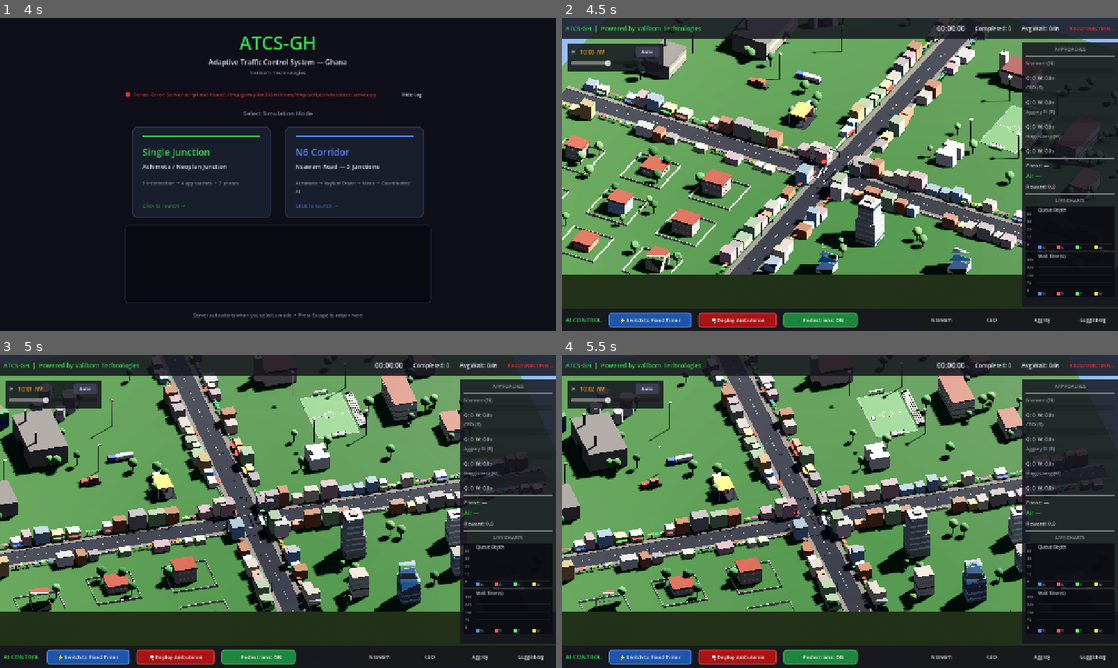
Above: before the commit, frames 1-4 (two rows, left to right).
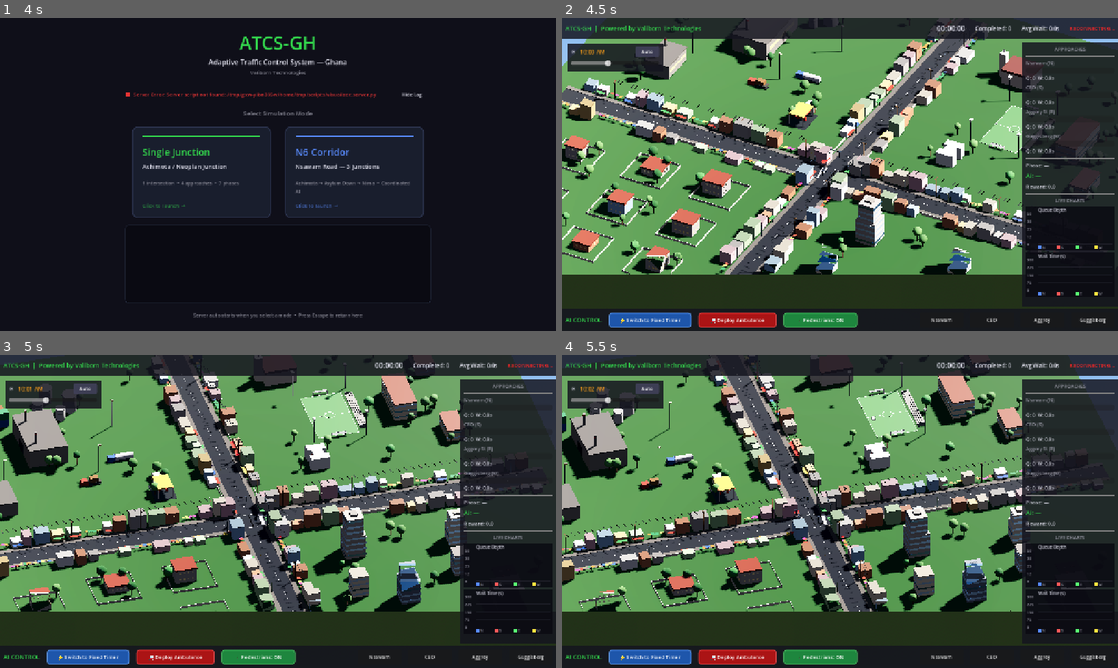
Above: after the commit, the same moments.

Repository: Bigbee-x/ATCS-GH
Game: Godot game, scene res://scenes/LauncherMenu.tscn
Same seed, same stepped clock (60 frames per second), same inputs: the game is played once before the commit and once after it.
Inputs (mouse positions are in pixels of both pictures, inside the frame that each line leads up to):
- Up to frame 1 (4 s): click "Show Log" at 0.5 s; click "Hide Log" at 1.25 s; click (200, 212) at 2.02 s; click "Hide Log" at 2.75 s; click "Show Log" at 3.5 s
- Up to frame 2 (4.5 s): tap Enter at 4.25 s; move the mouse to (962, 158) at 4.27 s; hold Right (ui_right) from 4.28 s (still down); hold Q from 4.28 s (still down); click (962, 158) at 4.42 s
- Up to frame 3 (5 s): keep holding Right (ui_right); keep holding Q
- Up to frame 4 (5.5 s): release Right (ui_right) at 5 s; release Q at 5 s; drag from (728, 527) to (812, 574) at 5.02 s

Frame 1 is identical in both runs. In frame 2, 0.5% of the frame differs, in the area x 4-83%, y 6-82%; in frame 3, 0.5%; in frame 4, 0.5%.

Commit message:
Brighten street lights + add wooden utility poles with power lines
- Street light OmniLight3D: energy 1.2 → 2.8, range 12 → 20, softer
  attenuation (1.5 → 1.2) so road surface is visibly lit at night
- Lamp housing now has emissive warm-sodium material that ramps
  from 0 to 2.5 at night — each lamp reads as a glowing bulb, not
  just an invisible light source
- New _build_utility_poles(): 7m wooden poles on one side of every
  road arm, 22m spacing, each with a perpendicular cross-arm + 3
  ceramic insulators + a short diagonal support brace
- 3 horizontal power lines (thin dark CSG strips) strung between
  consecutive poles with a slight sag
- Fresh materials: _mat_util_pole (weathered wood), _mat_insulator
  (white ceramic), _mat_wire (matte black)

Co-Authored-By: Claude Opus 4.7 <noreply@anthropic.com>

Diff:
--- a/visualizer/scripts/Intersection.gd
+++ b/visualizer/scripts/Intersection.gd
@@ -68,6 +68,11 @@
 var _street_lights: Array = []   # Array of OmniLight3D nodes
 var _mat_lamp_housing: StandardMaterial3D
 
+# ── Utility pole / overhead power line materials ────────────────────────────
+var _mat_util_pole: StandardMaterial3D
+var _mat_insulator: StandardMaterial3D
+var _mat_wire: StandardMaterial3D
+
 # ── Emergency state ──────────────────────────────────────────────────────────
 var _emergency_active: bool = false
 var _emergency_pulse_time: float = 0.0
@@ -89,6 +94,7 @@
 	_build_traffic_lights()
 	#_build_lane_overlays()  # Disabled — visual clutter on dark roads
 	_build_street_lights()
+	_build_utility_poles()
 	_build_watermark()
 	_build_emergency_overlay()
 	_build_stop_lines()
@@ -223,10 +229,29 @@
 	_mat_arrow_off.albedo_color = Color(0.08, 0.08, 0.08)
 
 	# Street lamp housing — dark metal with warm emissive face
+	# (emission energy is 0 during day, bumped at night by set_street_lights_night)
 	_mat_lamp_housing = StandardMaterial3D.new()
-	_mat_lamp_housing.albedo_color = Color(0.2, 0.2, 0.22)
-	_mat_lamp_housing.metallic = 0.5
+	_mat_lamp_housing.albedo_color = Color(0.95, 0.82, 0.50)
+	_mat_lamp_housing.metallic = 0.2
 	_mat_lamp_housing.roughness = 0.4
+	_mat_lamp_housing.emission_enabled = true
+	_mat_lamp_housing.emission = Color(1.00, 0.85, 0.45)
+	_mat_lamp_housing.emission_energy_multiplier = 0.0
+
+	# Utility / power pole — weathered wood
+	_mat_util_pole = StandardMaterial3D.new()
+	_mat_util_pole.albedo_color = Color(0.38, 0.28, 0.18)
+	_mat_util_pole.roughness = 0.9
+
+	# Cross-arm insulators — white ceramic
+	_mat_insulator = StandardMaterial3D.new()
+	_mat_insulator.albedo_color = Color(0.88, 0.86, 0.82)
+	_mat_insulator.roughness = 0.4
+
+	# Overhead power lines — dark, matte
+	_mat_wire = StandardMaterial3D.new()
+	_mat_wire.albedo_color = Color(0.08, 0.08, 0.08)
+	_mat_wire.roughness = 0.9
 
 
 # ═════════════════════════════════════════════════════════════════════════════
@@ -796,8 +821,8 @@
 				light.position = pos + Vector3(0, pole_height - 0.1, 0) + arm_dir
 				light.light_color = Color(1.0, 0.85, 0.5)  # Warm sodium yellow
 				light.light_energy = 0.0                     # Off by default (daytime)
-				light.omni_range = 12.0
-				light.omni_attenuation = 1.5
+				light.omni_range = 20.0
+				light.omni_attenuation = 1.2
 				light.shadow_enabled = false
 				light.name = "StreetLight"
 				add_child(light)
@@ -807,7 +832,124 @@
 
 
 func set_street_lights_night(enabled: bool) -> void:
-	## Turn street lights on (night) or off (day).
-	var energy: float = 1.2 if enabled else 0.0
+	## Turn street lights on (night) or off (day). Also toggles the lamp housing
+	## emission so each lamp reads as a glowing bulb, not just a floating OmniLight.
+	var energy: float = 2.8 if enabled else 0.0
 	for light in _street_lights:
 		light.light_energy = energy
+	if _mat_lamp_housing:
+		_mat_lamp_housing.emission_energy_multiplier = 2.5 if enabled else 0.0
+
+
+# ═════════════════════════════════════════════════════════════════════════════
+# UTILITY POLES & OVERHEAD POWER LINES
+# ═════════════════════════════════════════════════════════════════════════════
+
+func _build_utility_poles() -> void:
+	## Place wooden utility poles (taller than street lamps, further back) along
+	## ONE side of each road arm, with a cross-arm + 3 ceramic insulators near
+	## the top and 3 horizontal power lines strung between consecutive poles.
+	var half_junc: float = JUNCTION_SIZE / 2.0
+	var spacing: float = 22.0          # Longer span than street lights
+	var pole_height: float = 7.0       # Taller than street lights (4m)
+	var crossbar_len: float = 1.8
+	var insulator_spacing: float = crossbar_len * 0.38  # insulator offsets: -x, 0, +x
+
+	var arms: Array = [
+		{"dir": Vector3(0, 0, 1),  "width": NS_ROAD_WIDTH, "side": 1.0},
+		{"dir": Vector3(0, 0, -1), "width": NS_ROAD_WIDTH, "side": 1.0},
+		{"dir": Vector3(-1, 0, 0), "width": E_ROAD_WIDTH,  "side": 1.0},
+		{"dir": Vector3(1, 0, 0),  "width": W_ROAD_WIDTH,  "side": 1.0},
+	]
+
+	for arm_info in arms:
+		var direction: Vector3 = arm_info["dir"]
+		var road_w: float = arm_info["width"]
+		var side: float = arm_info["side"]
+		# Sit further back than street lights (0.6) to avoid clashing
+		var side_offset: float = road_w / 2.0 + 1.9
+		var is_ns: bool = abs(direction.z) > 0.0
+
+		var lateral: Vector3
+		if is_ns:
+			lateral = Vector3(side * side_offset, 0, 0)
+		else:
+			lateral = Vector3(0, 0, side * side_offset)
+
+		# Insulator positions from the previous pole on this arm (for wire spans)
+		var prev_insulators: Array = []
+		var dist: float = half_junc + 8.0
+		while dist < ROAD_LENGTH - 3.0:
+			var pos: Vector3 = direction * dist + lateral
+
+			# Pole (wooden)
+			var pole := CSGCylinder3D.new()
+			pole.radius = 0.12
+			pole.height = pole_height
+			pole.position = pos + Vector3(0, pole_height / 2.0, 0)
+			pole.material = _mat_util_pole
+			pole.name = "UtilityPole"
+			add_child(pole)
+
+			# Cross-arm (horizontal bar perpendicular to road)
+			var crossbar := CSGBox3D.new()
+			if is_ns:
+				crossbar.size = Vector3(crossbar_len, 0.14, 0.14)
+			else:
+				crossbar.size = Vector3(0.14, 0.14, crossbar_len)
+			crossbar.position = pos + Vector3(0, pole_height - 0.25, 0)
+			crossbar.material = _mat_util_pole
+			crossbar.name = "UtilityCrossbar"
+			add_child(crossbar)
+
+			# Diagonal support brace (short 45° strut from pole to cross-arm)
+			var brace := CSGBox3D.new()
+			if is_ns:
+				brace.size = Vector3(0.55, 0.08, 0.08)
+			else:
+				brace.size = Vector3(0.08, 0.08, 0.55)
+			brace.position = pos + Vector3(0, pole_height - 0.55, 0)
+			brace.rotation_degrees = Vector3(0, 0, 35) if is_ns else Vector3(35, 0, 0)
+			brace.material = _mat_util_pole
+			brace.name = "UtilityBrace"
+			add_child(brace)
+
+			# 3 ceramic insulators on the cross-arm (little white cylinders)
+			var insulator_positions: Array = []
+			for k in range(3):
+				var slot: float = (k - 1) * insulator_spacing  # -1, 0, +1 slots
+				var ins_offset: Vector3
+				if is_ns:
+					ins_offset = Vector3(slot, 0.0, 0.0)
+				else:
+					ins_offset = Vector3(0.0, 0.0, slot)
+				var ins := CSGCylinder3D.new()
+				ins.radius = 0.07
+				ins.height = 0.20
+				ins.position = pos + Vector3(0, pole_height - 0.05, 0) + ins_offset
+				ins.material = _mat_insulator
+				ins.name = "UtilityInsulator"
+				add_child(ins)
+				# Wire-attach point sits just above the insulator top
+				insulator_positions.append(ins.position + Vector3(0, 0.12, 0))
+
+			# String 3 wires between this pole and the previous one on this arm
+			if prev_insulators.size() == 3:
+				for k in range(3):
+					var w_start: Vector3 = prev_insulators[k]
+					var w_end: Vector3 = insulator_positions[k]
+					var mid: Vector3 = (w_start + w_end) * 0.5
+					var span: float = (w_end - w_start).length()
+					var wire := CSGBox3D.new()
+					if is_ns:
+						wire.size = Vector3(0.035, 0.035, span)
+					else:
+						wire.size = Vector3(span, 0.035, 0.035)
+					# Slight sag so wires don't look perfectly stiff
+					wire.position = mid + Vector3(0, -0.15, 0)
+					wire.material = _mat_wire
+					wire.name = "PowerLine"
+					add_child(wire)
+
+			prev_insulators = insulator_positions
+			dist += spacing
